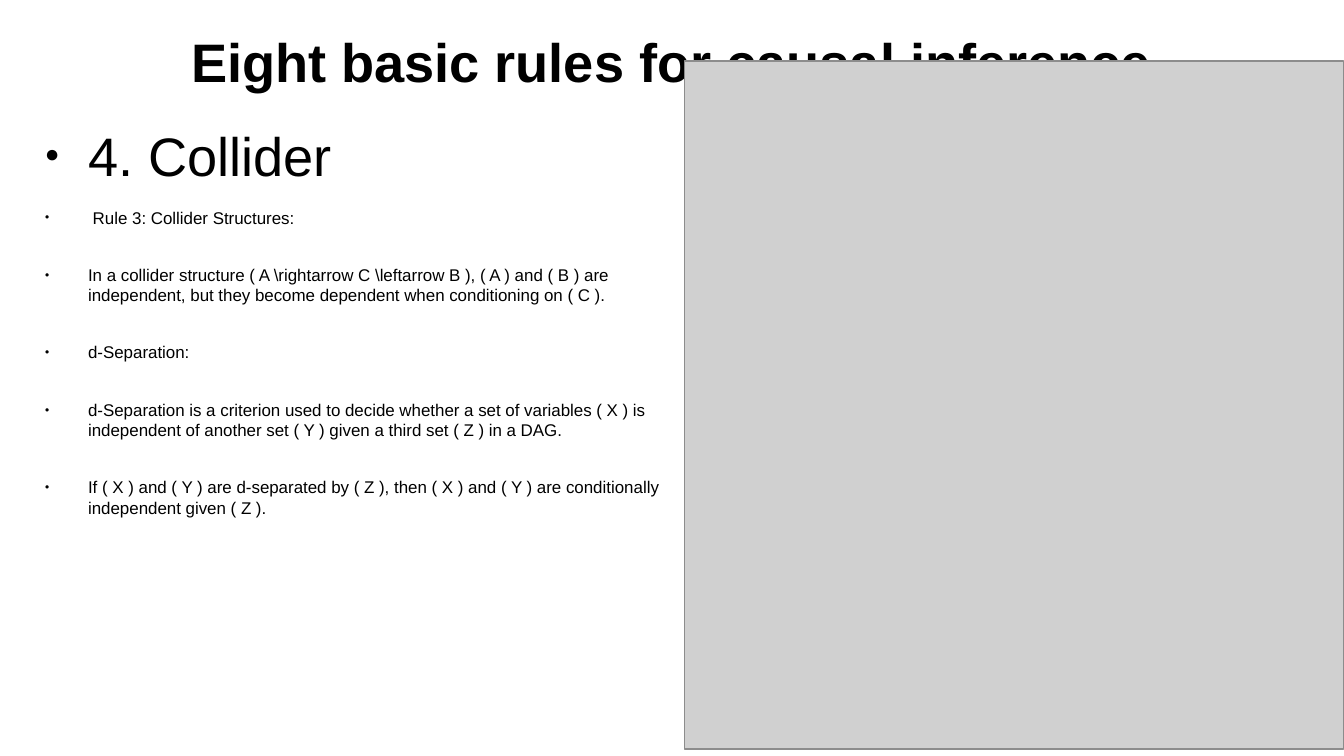
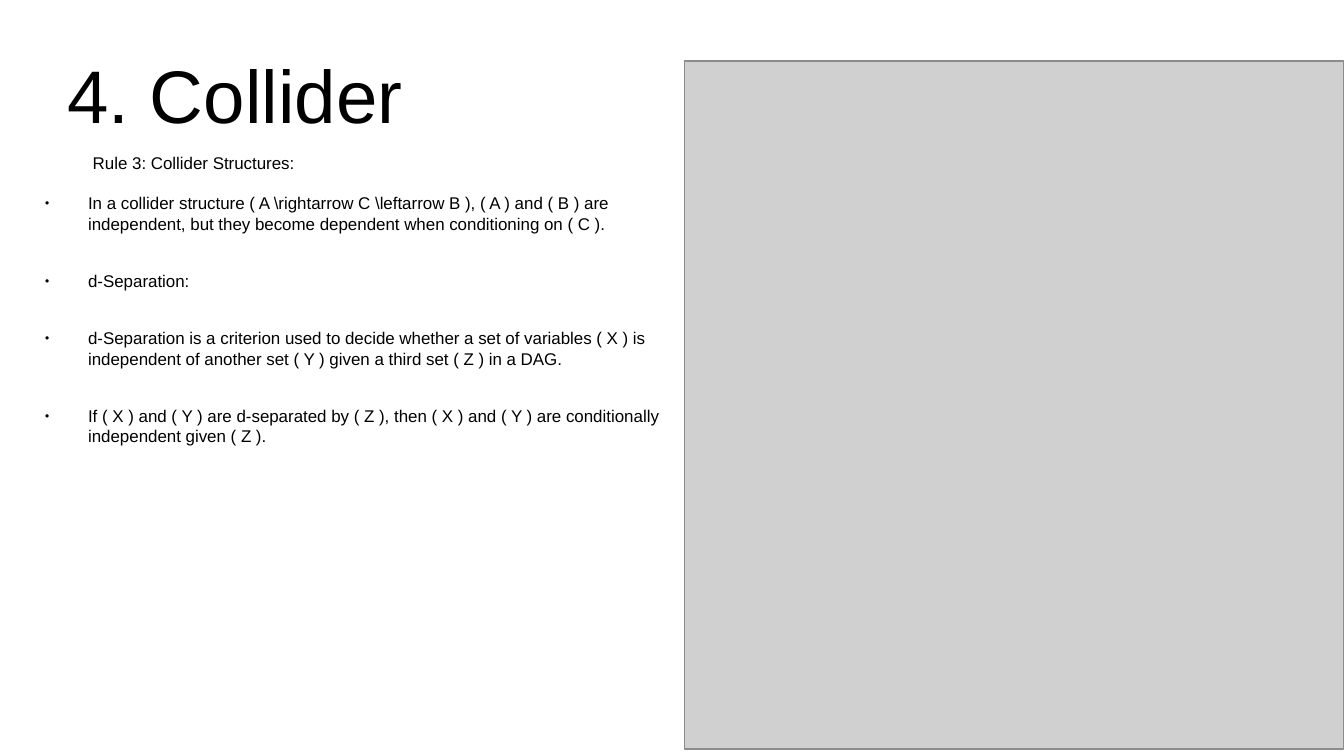
Before and after one commit to emoen/CausalityDiscoveryCrunchDAO, a slide deck: slide 11 of presentation/HIBRAIN_March_25.odp. Drawn at 1344x756 pixels with LibreOffice and Linux fonts; fonts in the diff are those of the drawing; grey boxes stand for pictures. Boxes give left, top, right and bottom in pixels: in the first picture for what was removed or moved away, otherwise in the second. Text is boxed around its words. In the diff, an @@ line names an element or a change of style, - is before the commit and + after.

```diff
--- a/presentation/HIBRAIN_March_25.odp
+++ b/presentation/HIBRAIN_March_25.odp
@@ title removed at (191,39,1151,91) @@
-Eight basic rules for causal inference
@@ title added at (67,69,402,124), 44 pt, text #000000 @@
+4. Collider
@@ text at (88,136,332,177): paragraph removed @@
-● 4. Collider
@@ text "Rule 3: Collider Structures:": place and size @@
-text "Rule 3: Collider Structures:" at (88,136,659,518)
+text "Rule 3: Collider Structures:" at (88,156,659,446)
@@ text at (93,156,295,169): bullet ● to none; less space between paragraphs @@
```
Also in this commit, not shown: 5 other slides changed, 8 slides added, 6 slides removed.
